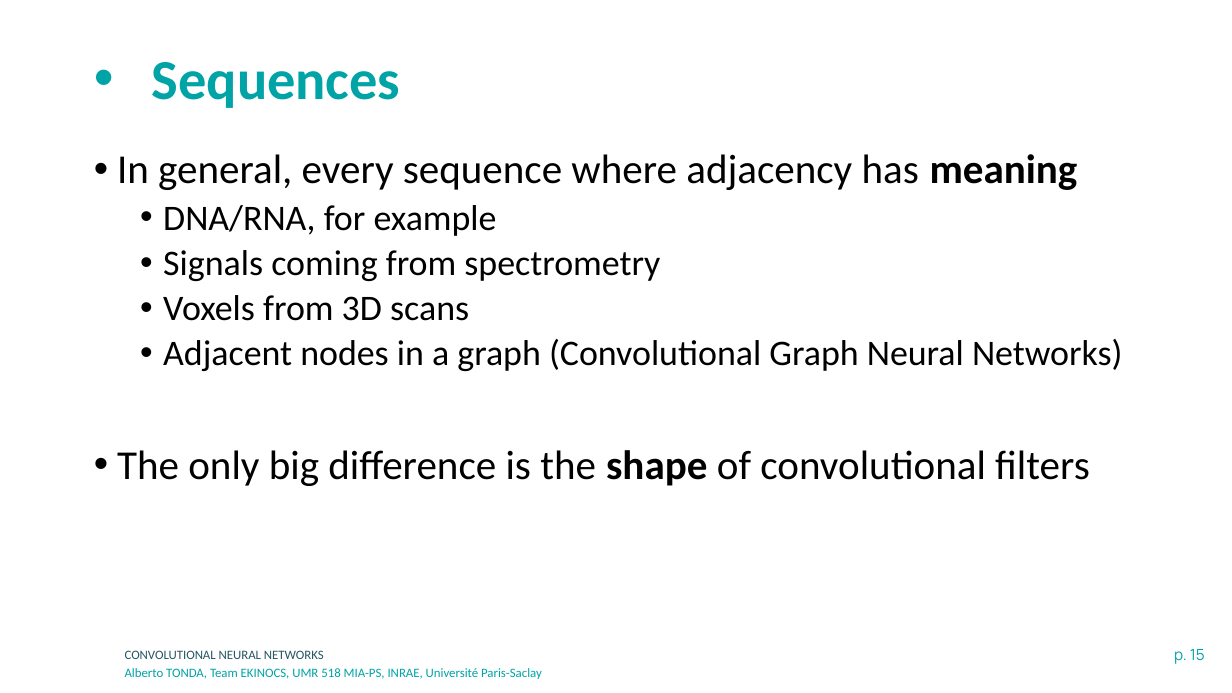
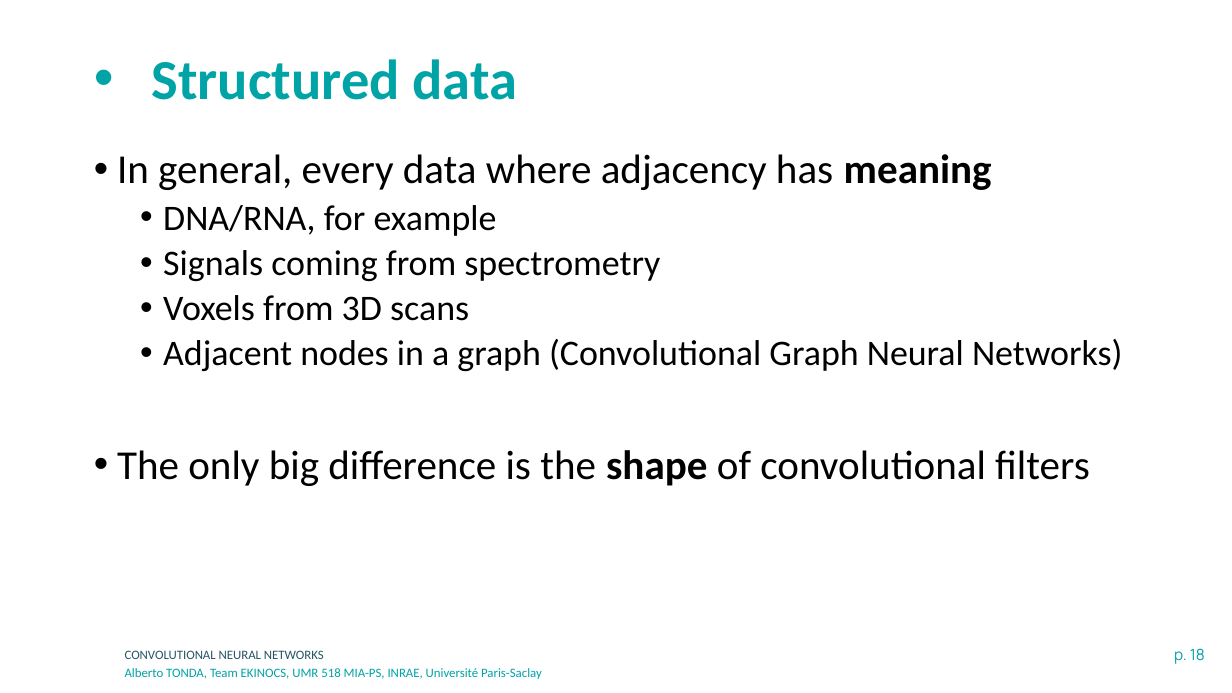
Before and after one commit to albertotonda/teaching, a slide deck: slide 18 of deep-learning-in-practice-with-pytorch/2-convolutional-neural-networks.pptx (slide 15 before the commit). Drawn at 1232x693 pixels with LibreOffice and Linux fonts; fonts in the diff are those of the drawing; background and template pictures are left out. Boxes give left, top, right and bottom in pixels: in the first picture for what was removed or moved away, otherwise in the second. Text is boxed around its words. In the diff, an @@ line names an element or a change of style, - is before the commit and + after.

```diff
--- a/deep-learning-in-practice-with-pytorch/2-convolutional-neural-networks.pptx
+++ b/deep-learning-in-practice-with-pytorch/2-convolutional-neural-networks.pptx
@@ title at <box>152,59,517,100</box>: text changed @@
-• Sequences
+• Structured data
@@ text at <box>117,154,992,190</box>: text changed @@
-• In general, every sequence where adjacency has meaning
+• In general, every data where adjacency has meaning
@@ page number at <box>1174,648,1205,664</box>: text changed @@
-p. 15
+p. 18
```
Also in this commit, not shown: 3 other slides changed, 3 slides added, 2 other files.
